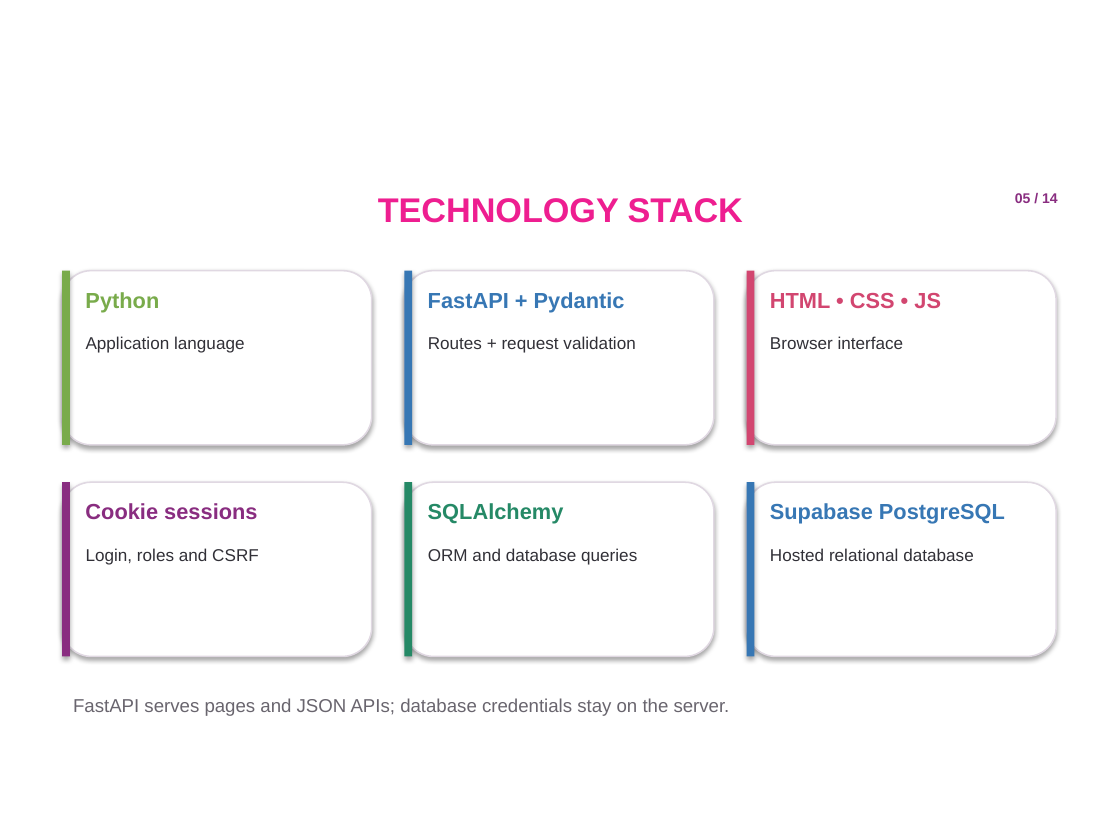
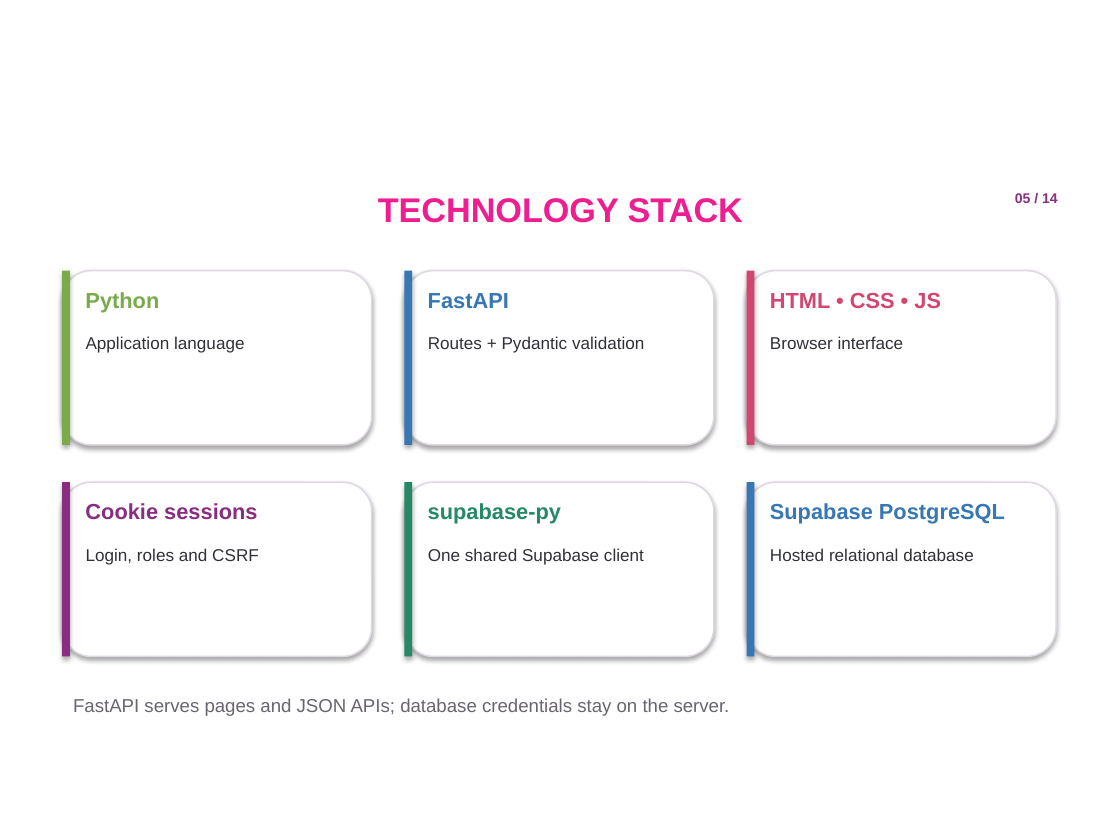
Before and after one commit to Harshit-pundir/NetPulse, a slide deck: slide 5 of NetPulse_Project_Presentation.pptx. Drawn at 1120x840 pixels with LibreOffice and Linux fonts; fonts in the diff are those of the drawing; background and template pictures are left out. Boxes give left, top, right and bottom in pixels: in the first picture for what was removed or moved away, otherwise in the second. Text is boxed around its words. In the diff, an @@ line names an element or a change of style, - is before the commit and + after.

Commit message:
Switch NetPulse database access to Supabase Python Client

```diff
--- a/NetPulse_Project_Presentation.pptx
+++ b/NetPulse_Project_Presentation.pptx
@@ text at (428,293,509,308): text changed @@
-FastAPI + Pydantic
+FastAPI
@@ text at (428,336,644,353): text changed @@
-Routes + request validation
+Routes + Pydantic validation
@@ text at (428,503,561,524): text changed @@
-SQLAlchemy
+supabase-py
@@ text at (428,548,644,565): text changed @@
-ORM and database queries
+One shared Supabase client
```
Also in this commit, not shown: 4 other slides changed, 16 other files.
